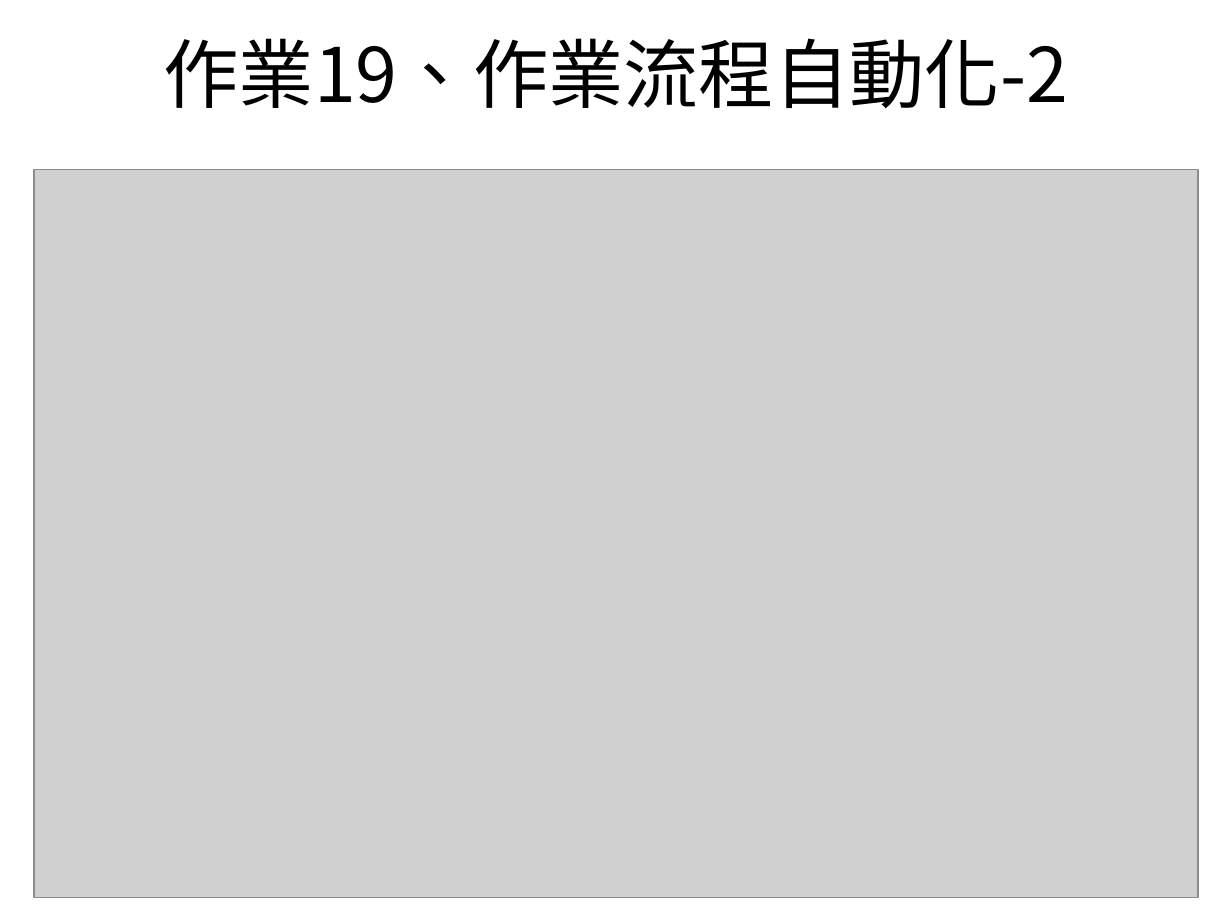
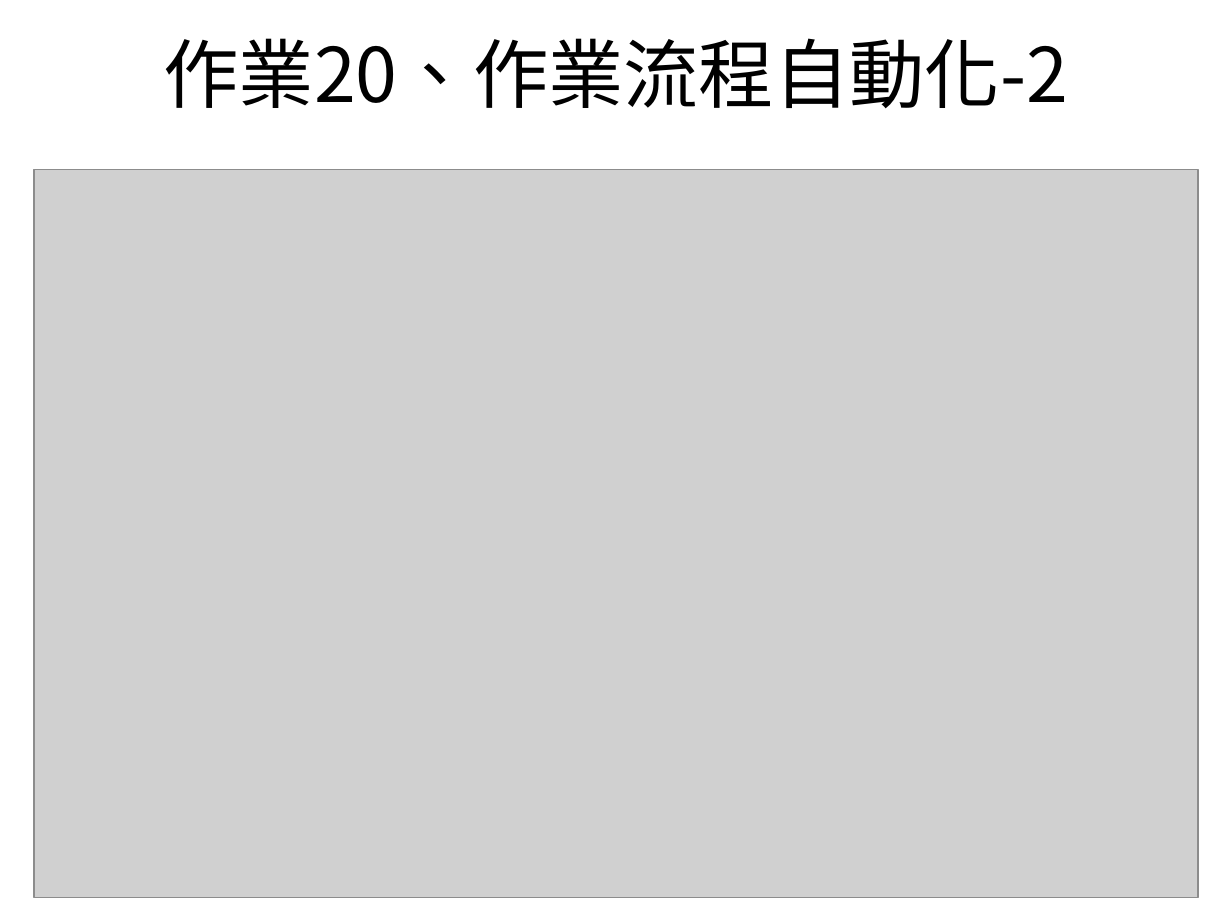
Before and after one commit to bfhaha/bfhaha.github.io, a slide deck: slide 27 of salesforce.ppt. Drawn at 1232x924 pixels with LibreOffice and Linux fonts; fonts in the diff are those of the drawing; grey boxes stand for pictures. Boxes give left, top, right and bottom in pixels: in the first picture for what was removed or moved away, otherwise in the second. Text is boxed around its words. In the diff, an @@ line names an element or a change of style, - is before the commit and + after.

```diff
--- a/salesforce.ppt
+++ b/salesforce.ppt
@@ title at <box>163,38,1068,108</box>: text changed @@
-作業19、作業流程自動化-2
+作業20、作業流程自動化-2
```
Also in this commit, not shown: 14 other slides changed.
